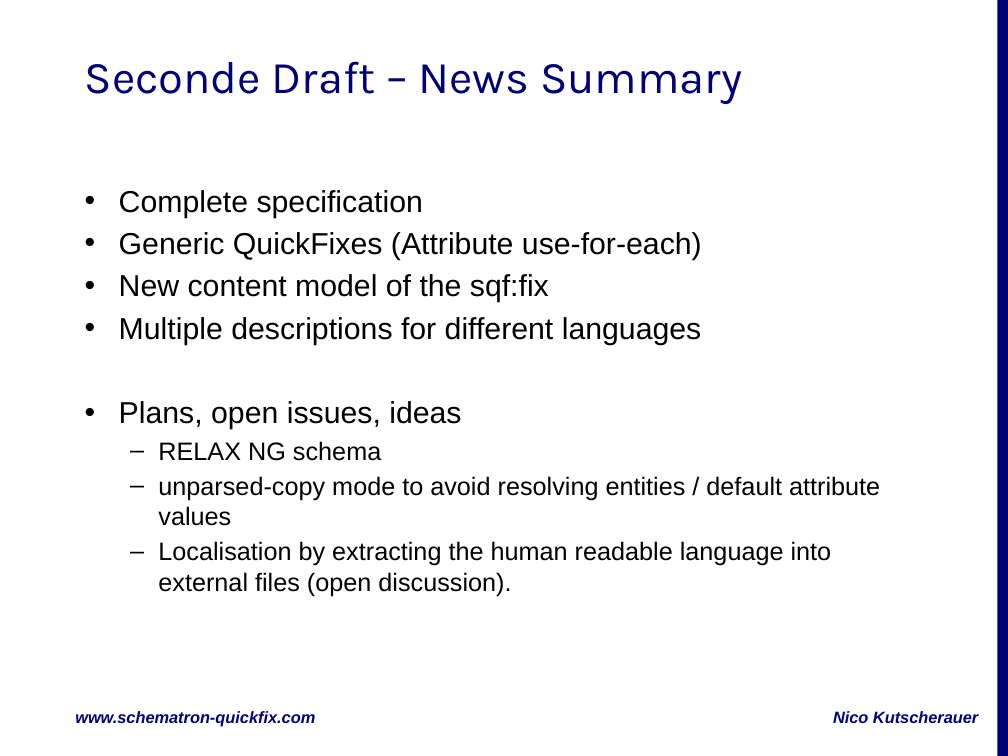
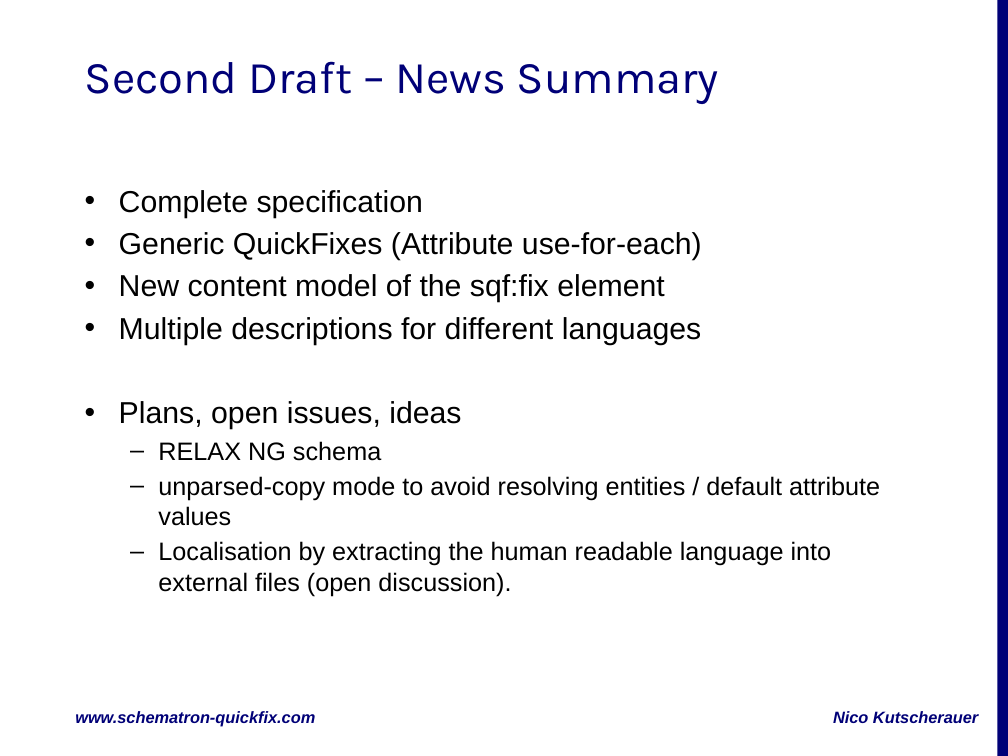
Before and after one commit to nkutsche/SQFPresentation2017, a slide deck: slide 3 of Slides/SQF-Folien_prague.pptx. Drawn at 1008x756 pixels with LibreOffice and Linux fonts; fonts in the diff are those of the drawing; background and template pictures are left out. Boxes give left, top, right and bottom in pixels: in the first picture for what was removed or moved away, otherwise in the second. Text is boxed around its words. In the diff, an @@ line names an element or a change of style, - is before the commit and + after.

```diff
--- a/Slides/SQF-Folien_prague.pptx
+++ b/Slides/SQF-Folien_prague.pptx
@@ title at <box>85,61,719,104</box>: text changed @@
-Seconde Draft – News Summary
+Second Draft – News Summary
@@ text at <box>119,274,665,302</box>: text changed @@
-• New content model of the sqf:fix
+• New content model of the sqf:fix element
```
Also in this commit, not shown: 1 other slide changed, 1 other file.
